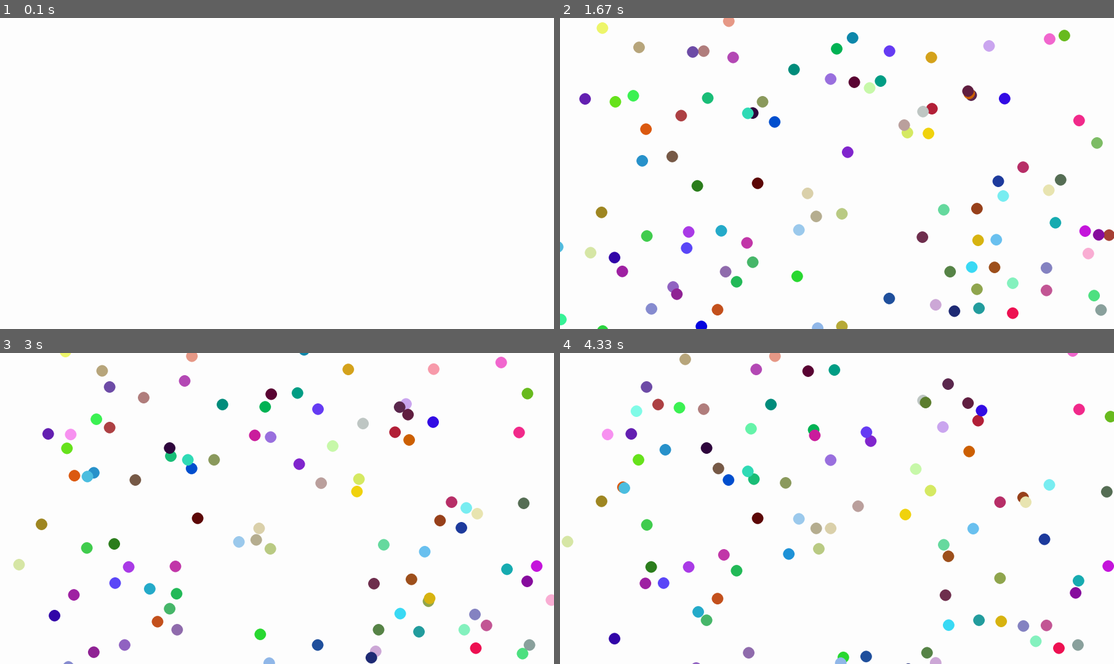
Above: before the commit, frames 1-4 (two rows, left to right).
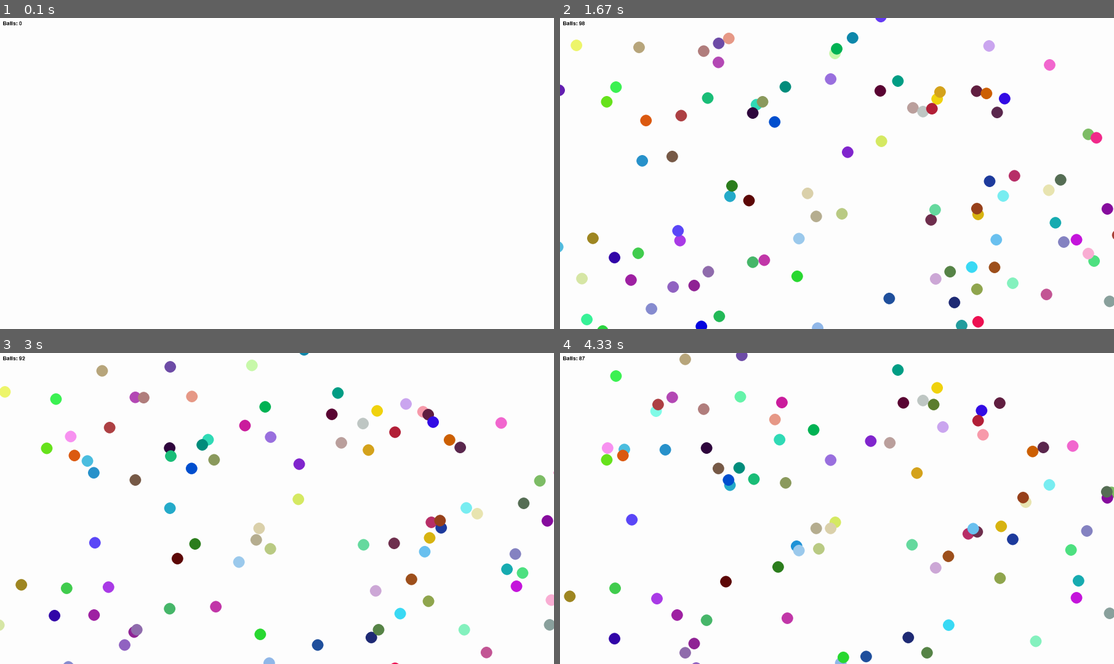
Above: after the commit, the same moments.

Repository: FilipHojgaard/Small_Projects
Game: pygame game, started from pygame_testing/vector_test.py
Two runs of this game, one before a commit and one after it. Both use one fixed random seed, a clock stepped at 60 frames per second and the inputs below.
Inputs (mouse positions are in pixels of both pictures, inside the frame that each line leads up to):
- Up to frame 1 (0.1 s): no input
- Up to frame 2 (1.67 s): click (837, 173) at 0.38 s; tap Space at 0.67 s; click (726, 61) at 1.05 s; click (1047, 291) at 1.38 s
- Up to frame 3 (3 s): click (421, 390) at 1.72 s; click (105, 468) at 2.05 s; click (254, 433) at 2.38 s; click (72, 433) at 2.72 s
- Up to frame 4 (4.33 s): click (748, 405) at 3.05 s; click (787, 536) at 3.38 s; click (648, 415) at 3.72 s; click (931, 405) at 4.05 s

The runs differ from the first frame. In frame 1, less than 0.1% of the frame differs, in the area x 0-4%, y 0-3%; in frame 2, 6.6%; in frame 3, 6.6%, in the area x 0-100%, y 0-100%; in frame 4, 6.5%.

Commit message:
Collision function for edge of screen created. Deletes ball objects outside. Made font that shows how many balls there is always. Made it impossible for balls to start with velocity of 0.

Diff:
--- a/pygame_testing/vector_test.py
+++ b/pygame_testing/vector_test.py
@@ -13,6 +13,8 @@
 RESOLUTION = (1920, 1080)
 GREEN = pygame.Color(0,255,0)
 WHITE = pygame.Color(255,255,255)
+
+myfont = pygame.font.SysFont('Ariel', 27)
 
 windowSurfaceObj = pygame.display.set_mode(RESOLUTION, pygame.FULLSCREEN)
 pygame.display.set_caption('vector testing')
@@ -30,19 +32,25 @@
 
     def __init__(self, *args):
         if (len(args) > 0):
-            print("Bold lavet")
             self.pos = args[0]
-            self.vel = Vector2(random.randint(-2,2), random.randint(-2,2))
+            while(True):
+                self.vel = Vector2(random.randint(-2,2), random.randint(-2,2))
+                if (not(self.vel == Vector2(0,0))):
+                    break
+
             self.Rcolor = random.randint(0,255)
             self.Gcolor = random.randint(0,255)
             self.Bcolor = random.randint(0,255)
             self.color = pygame.Color(self.Rcolor,self.Gcolor,self.Bcolor)
 
+    def collision(self):
+        if (self.pos[0] < 0-self.size) or (self.pos[0] > RESOLUTION[0]+self.size) or (self.pos[1]) < 0-self.size or (self.pos[1] > RESOLUTION[1]+self.size):
+            return True
+
     def random_speed(self):
         self.vel = Vector2(random.randint(-2,2), random.randint(-2,2))
 
     def update(self):
-        print(type((self.vel)[0]))
         self.pos += self.vel
 
 balls = []
@@ -78,10 +86,19 @@
                 print("RESET")
                 del balls[:]
 
-    for i in range(0, len(balls)):
+
+
+    for i in range(len(balls)-1, -1, -1):
         balls[i].update()
-        pygame.draw.circle(windowSurfaceObj, balls[i].color, (int(balls[i].pos[0]), int(balls[i].pos[1])), balls[i].size)
+        if balls[i].collision():
+            del balls[i]
+        else:
+            pygame.draw.circle(windowSurfaceObj, balls[i].color, (int(balls[i].pos[0]), int(balls[i].pos[1])), balls[i].size)
 
+
+
+    number_of_balls_text = myfont.render("Balls: "+str(len(balls)), False, (0,0,0))
+    windowSurfaceObj.blit(number_of_balls_text,(10,10))
 
     pygame.display.update()
     fpsClock.tick(FPS)
